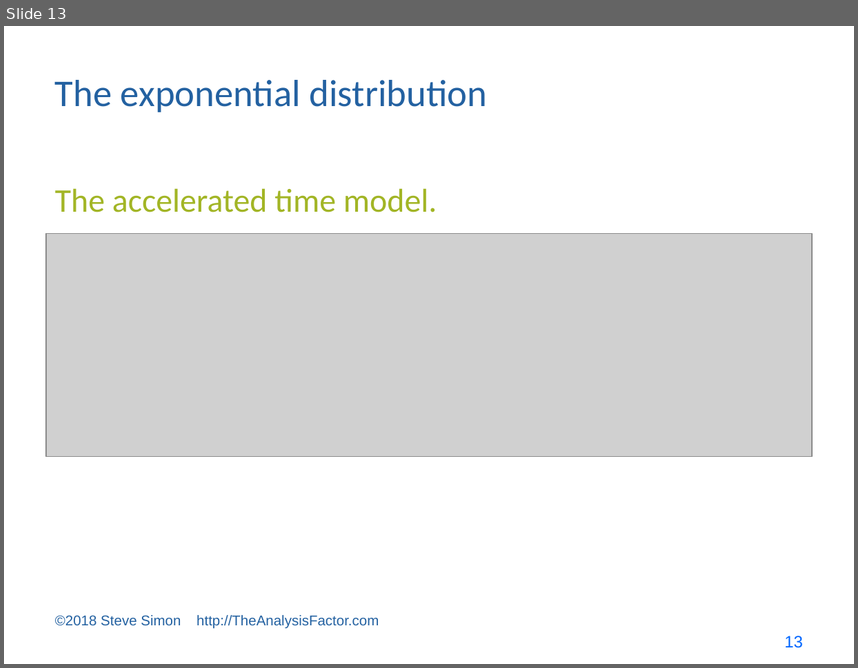
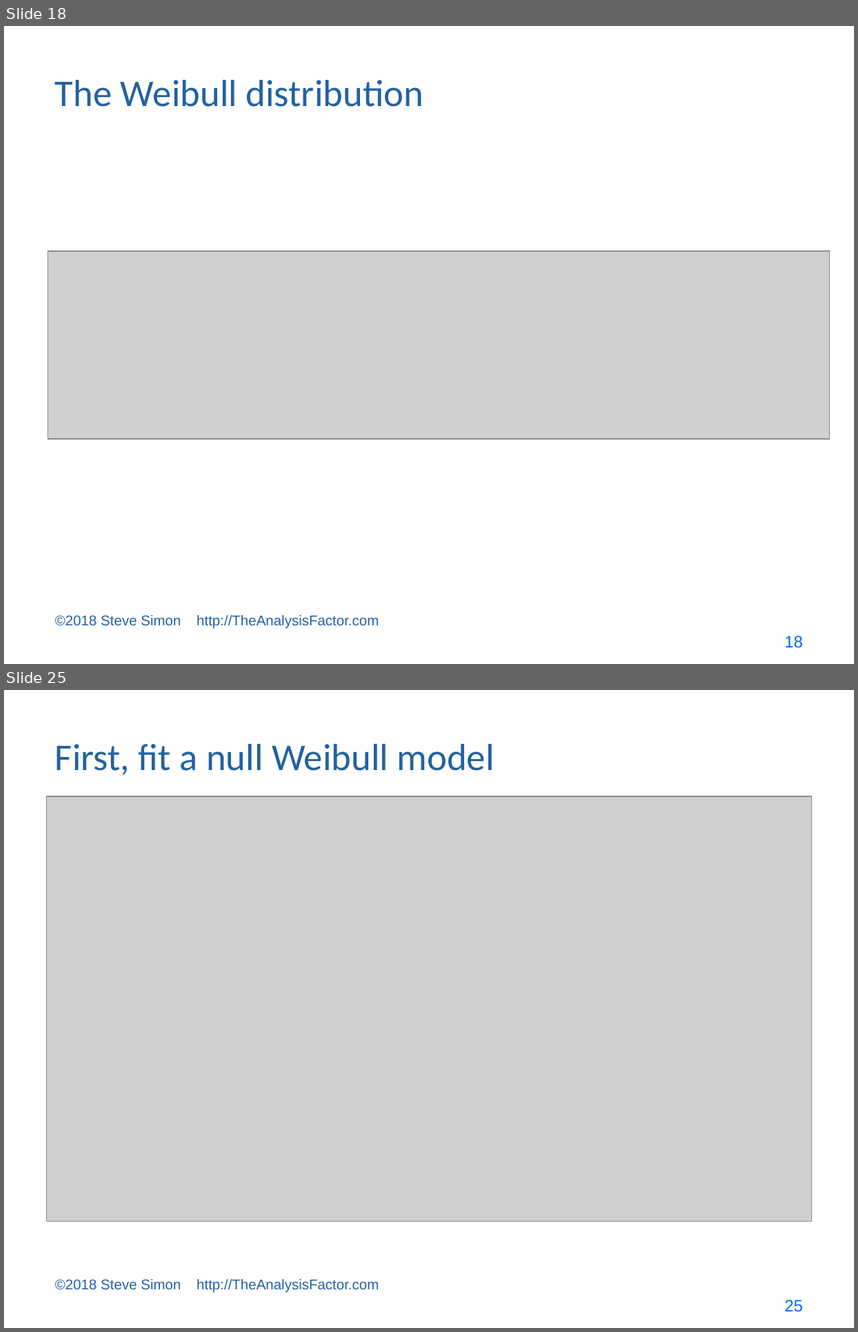
Before and after one commit to pmean/survival-models, a slide deck: bin/survival lecture 6.pptx. Shown one above the other, each under a label of ours: slide 13 before the commit, slides 18 and 25 after it; the slides between them are not shown. The pictures are 858x668 and 858x1332 pixels, drawn with LibreOffice and Linux fonts; fonts in the diff are those of the drawing; grey boxes stand for pictures. Boxes give left, top, right and bottom in pixels: in the first picture for what was removed or moved away, otherwise in the second. Text is boxed around its words. In the diff, an @@ line names an element or a change of style, - is before the commit and + after.

```diff
--- a/bin/survival lecture 6.pptx
+++ b/bin/survival lecture 6.pptx
@@ slide 25 added at (4,690,854,1328), background #FFFFFF @@
@@ title added at (55,744,495,775), 32 pt, text #2361A1 @@
+First, fit a null Weibull model
@@ picture added at (47,796,811,1221) @@
@@ text added at (55,1279,379,1292), 12 pt, text #2361A1 @@
+©2018 Steve Simon http://TheAnalysisFactor.com
@@ page number added at (784,1299,803,1312), 14 pt, text #0066FF @@
+25
@@ what was slide 13 is now slide 18 @@
@@ slide 18 changed as well @@
@@ title at (55,80,424,107): text changed @@
-The exponential distribution
+The Weibull distribution
@@ text removed at (55,188,437,212) @@
-The accelerated time model.
@@ picture: place and size @@
-picture at (47,234,813,456)
+picture at (47,251,829,439)
@@ page number at (784,635,803,648): text changed @@
-13
+18
```
Also in this commit, not shown: 2 other slides changed, 14 other slides added, 15 other files.
